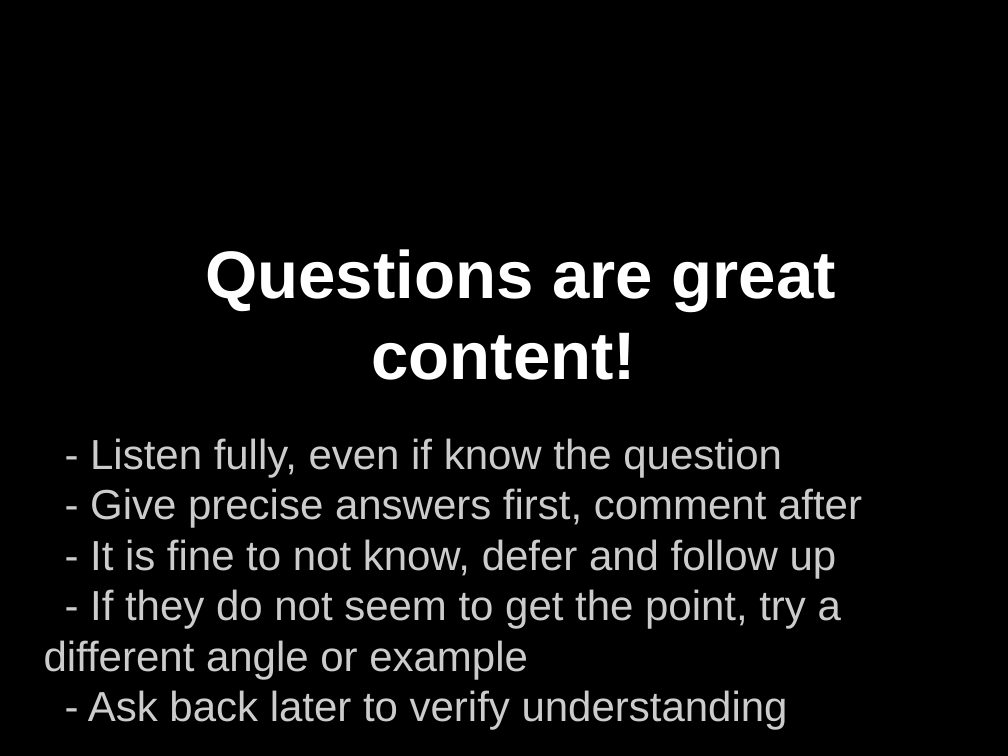
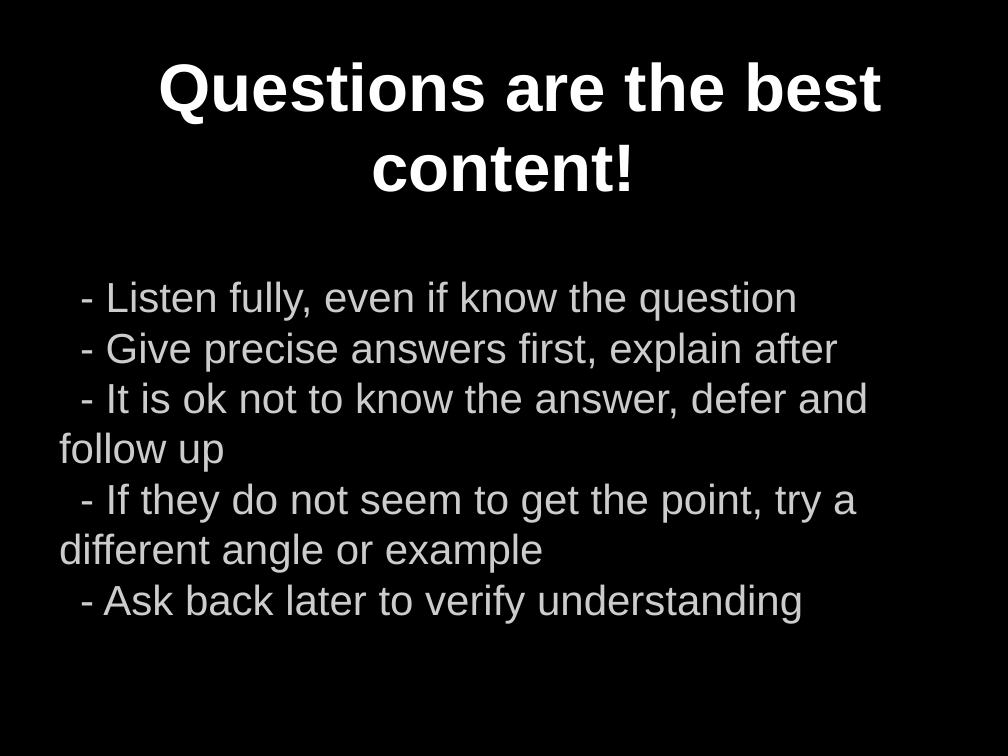
Before and after one commit to nitheeshp/AWSTrainers, a slide deck: slide 19 of Instructor Tips.pptx (slide 17 before the commit). Drawn at 1008x756 pixels with LibreOffice and Linux fonts; fonts in the diff are those of the drawing. Boxes give left, top, right and bottom in pixels: in the first picture for what was removed or moved away, otherwise in the second. Text is boxed around its words. In the diff, an @@ line names an element or a change of style, - is before the commit and + after.

```diff
--- a/Instructor Tips.pptx
+++ b/Instructor Tips.pptx
@@ title at (159,62,882,192): text changed @@
-Questions are great content!
+Questions are the best content!
@@ subtitle "- Listen fully, even if ...": place and size @@
-subtitle "- Listen fully, even if ..." at (44,438,862,730)
+subtitle "- Listen fully, even if ..." at (59,281,868,623)
@@ subtitle at (59,332,868,472): text changed @@
-- Give precise answers first, comment after
-- It is fine to not know, defer and follow up
+- Give precise answers first, explain after
+- It is ok not to know the answer, defer and follow up
```
Also in this commit, not shown: 7 other slides changed.
